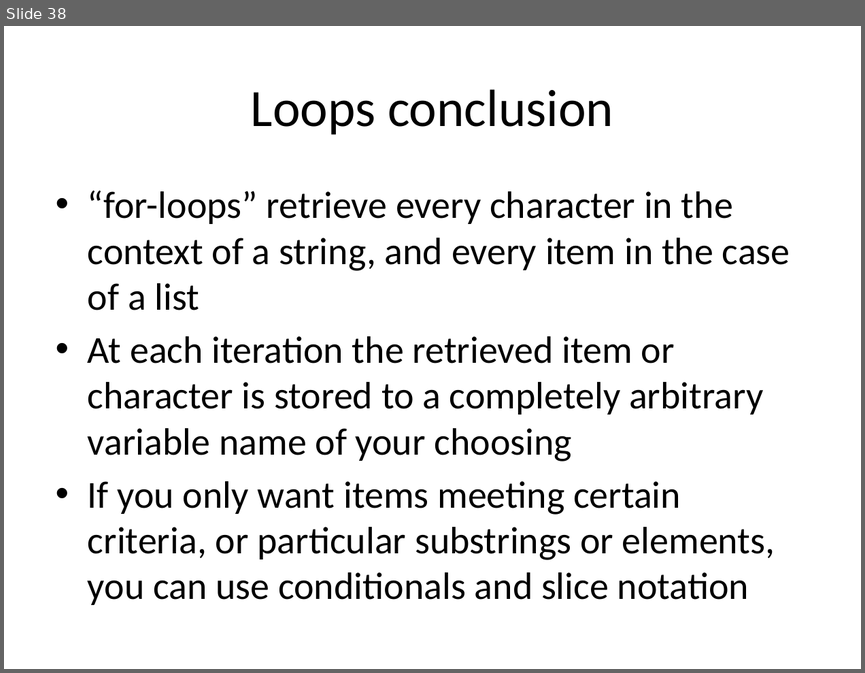
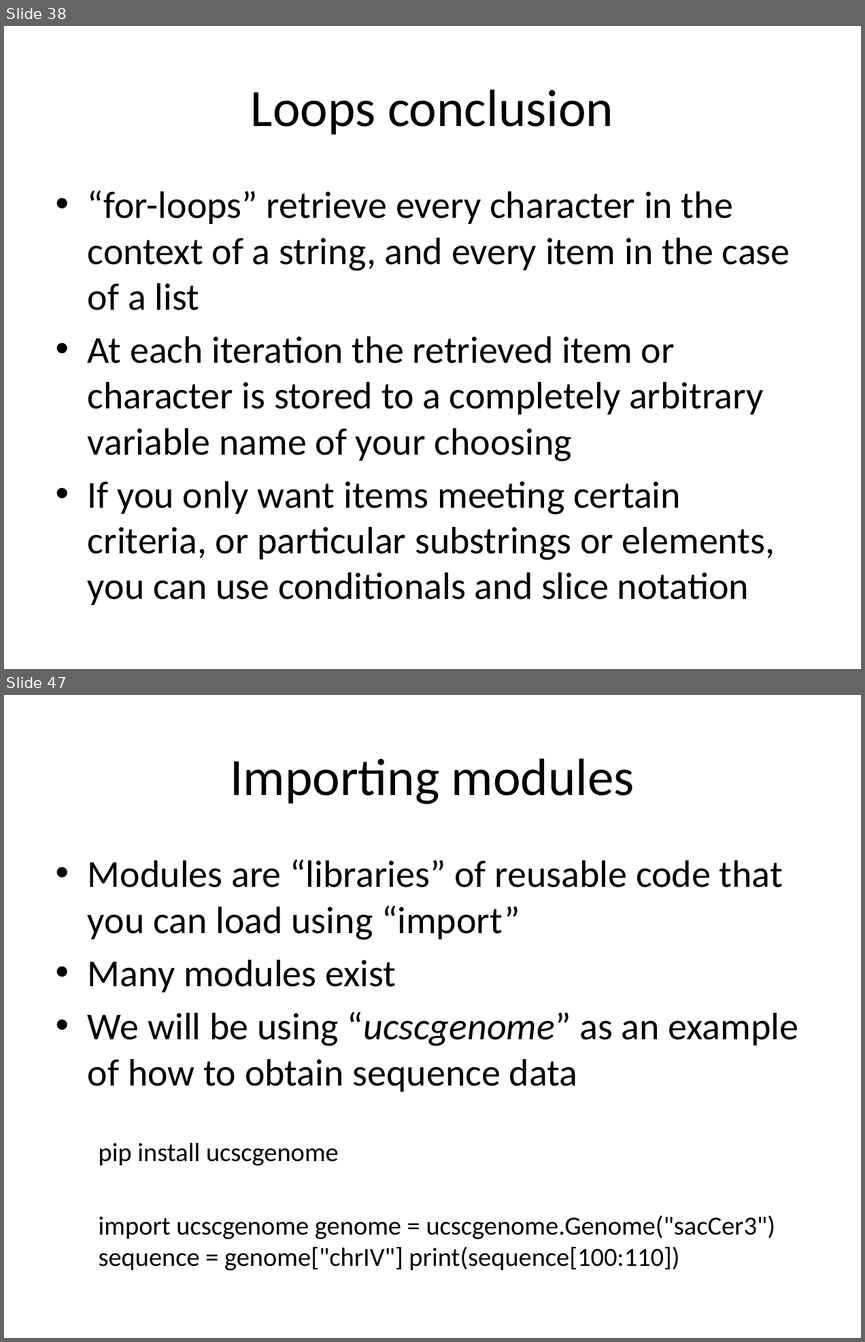
Before and after one commit to GSBS-Bootstrappers/bootstrappers-courses, a slide deck: python1/Python_I/Python I.pptx. Shown one above the other, each under a label of ours: slide 38 before the commit, slides 38 and 47 after it; the slides between them are not shown. The pictures are 865x673 and 865x1342 pixels, drawn with LibreOffice and Linux fonts; fonts in the diff are those of the drawing. Boxes give left, top, right and bottom in pixels: in the first picture for what was removed or moved away, otherwise in the second. Text is boxed around its words. In the diff, an @@ line names an element or a change of style, - is before the commit and + after.

```diff
--- a/python1/Python_I/Python I.pptx
+++ b/python1/Python_I/Python I.pptx
@@ slide 47 added at (4, 695, 861, 1338), background #FFFFFF @@
@@ title added at (230, 758, 634, 804), 44 pt, text #000000 @@
+Importing modules
@@ text added at (88, 859, 799, 1270), 32 pt, text #000000 @@
+• Modules are “libraries” of reusable code that you can load using “import”
+• Many modules exist
+• We will be using “ucscgenome” as an example of how to obtain sequence data
+  pip install ucscgenome
+  import ucscgenome genome = ucscgenome.Genome("sacCer3") sequence = genome["chrIV"] print(sequence[100:110])
```
Also in this commit, not shown: 8 other slides added, 1 other file.
